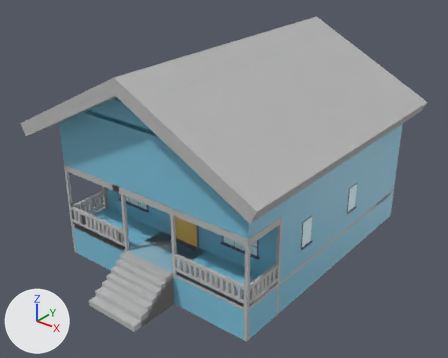
What one commit did to the FBX model Assets/Tam/House.fbx.
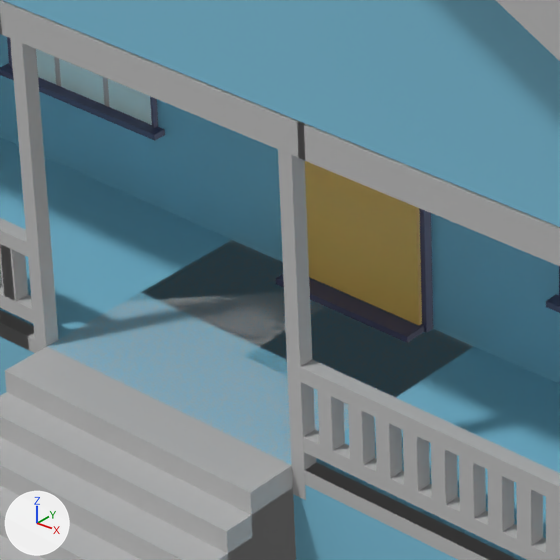
There are two pictures of each version: one whole from a camera (50 mm lens) standing at (10.65, 0.58, 12.02) and looking at (-1.27, 15.47, 2.78), one close up on the part from 26% to 50% of the width and 52% to 81% of the height. Lighting does not change. The marker at lower left points along +X, +Y and +Z. Where no turn or scale is listed for an object, it has been applied to the vertices.
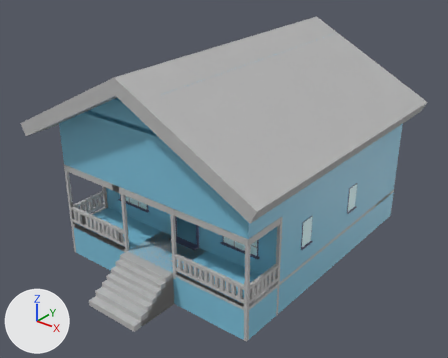
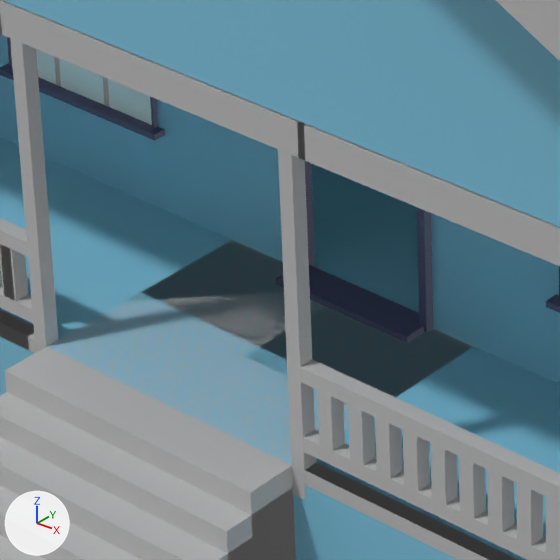
Location of each change, (x1, y1, x2, y2) in pixels of the close-ups (560 x 560 px):
'Cube_6_3', hidden (yellow)
    before: (305, 161, 422, 325)

The edits, one by one:
Object 'Cube_6_3' (ob_cube_6_3) is now hidden.
